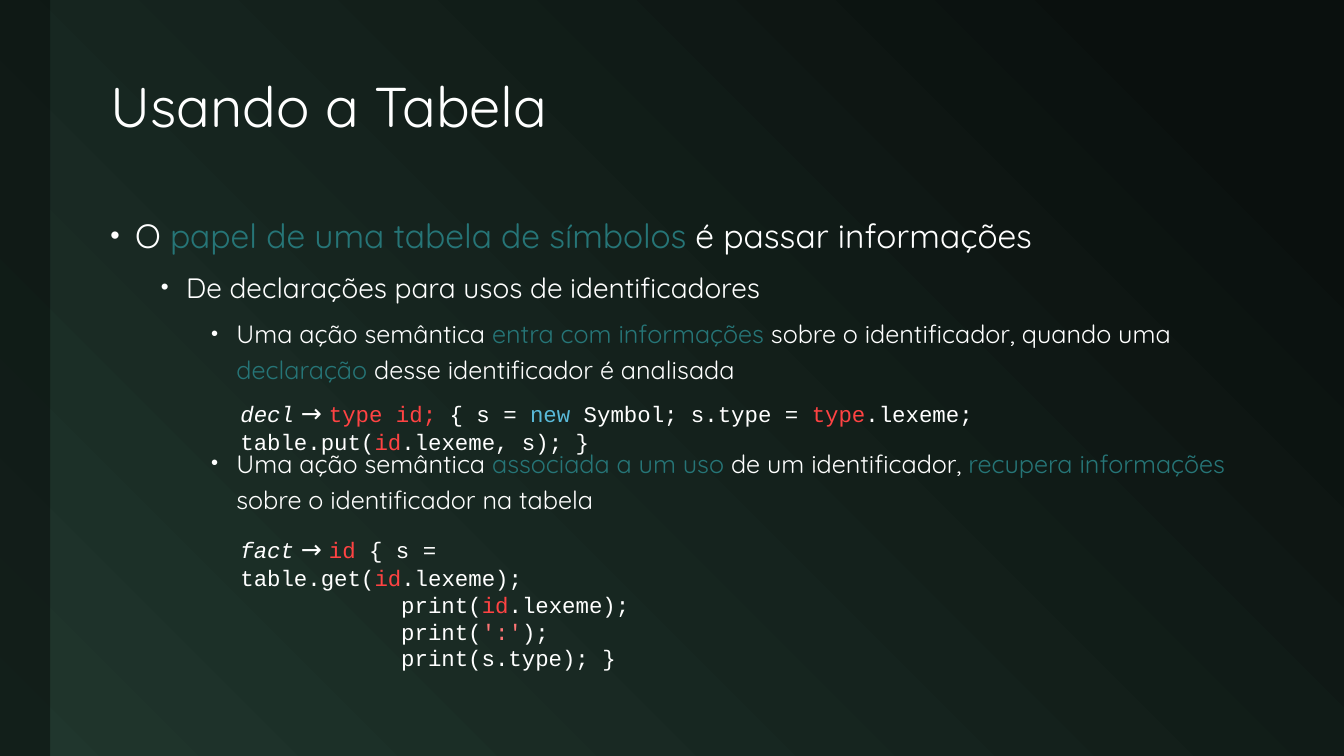
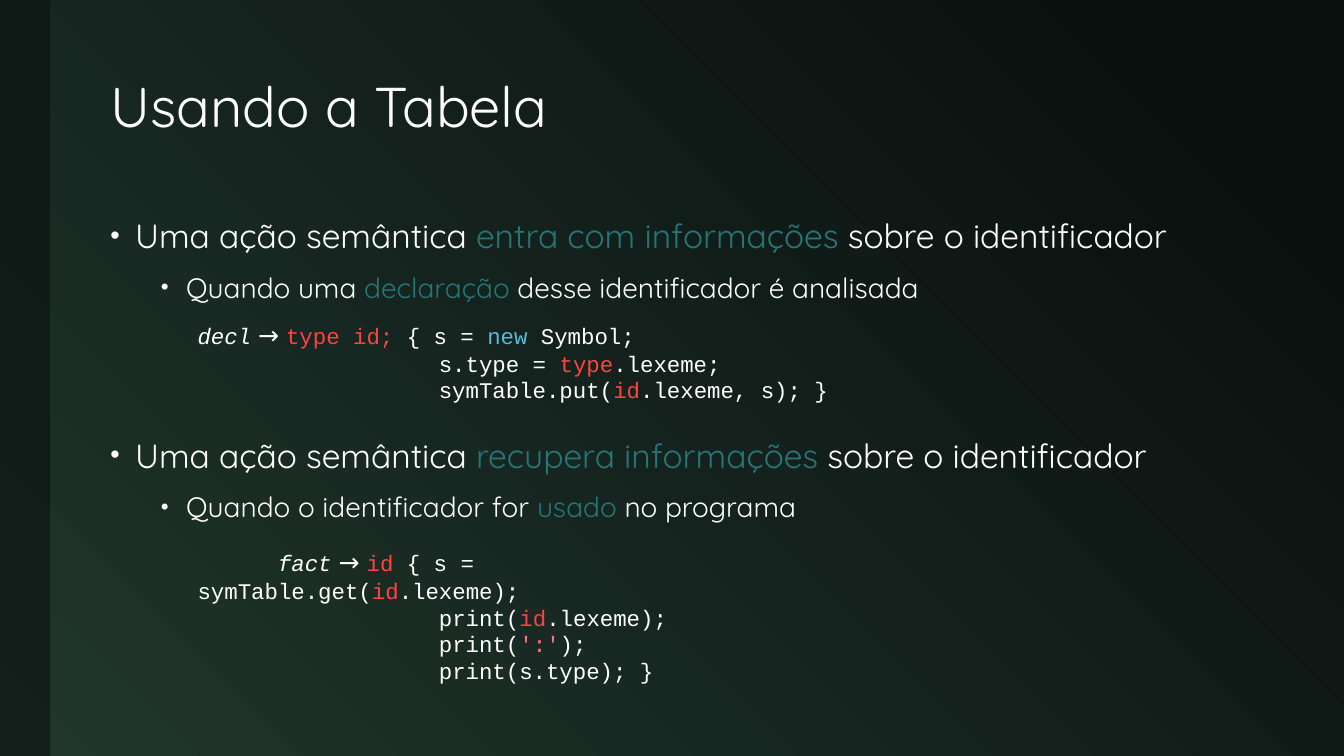
Before and after one commit to JudsonSS/Compiladores, a slide deck: slide 18 of Slides/08. Tabela de Símbolos.pptx (slide 17 before the commit). Drawn at 1344x756 pixels with LibreOffice and Linux fonts; fonts in the diff are those of the drawing. Boxes give left, top, right and bottom in pixels: in the first picture for what was removed or moved away, otherwise in the second. Text is boxed around its words. In the diff, an @@ line names an element or a change of style, - is before the commit and + after.

```diff
--- a/Slides/08. Tabela de Símbolos.pptx
+++ b/Slides/08. Tabela de Símbolos.pptx
@@ text at (x1=135, y1=223, x2=1167, y2=523): text changed; size 18 to 24 pt @@
-• O papel de uma tabela de símbolos é passar informações
-  • De declarações para usos de identificadores
-    • Uma ação semântica entra com informações sobre o identificador, quando uma declaração desse identificador é analisada
-    • Uma ação semântica associada a um uso de um identificador, recupera informações sobre o identificador na tabela
+• Uma ação semântica entra com informações sobre o identificador
+  • Quando uma declaração desse identificador é analisada
+• Uma ação semântica recupera informações sobre o identificador
+  • Quando o identificador for usado no programa
@@ text at (x1=198, y1=328, x2=801, y2=403): text changed @@
-decl → type id; { s = new Symbol; s.type = type.lexeme; table.put(id.lexeme, s); }
+decl → type id; { s = new Symbol;
+s.type = type.lexeme;
+symTable.put(id.lexeme, s); }
@@ text "fact → id { s ..." moved from (x1=240, y1=542, x2=629, y2=671) to (x1=198, y1=555, x2=667, y2=684) @@
@@ text at (x1=198, y1=555, x2=520, y2=604): text changed @@
-fact → id { s = table.get(id.lexeme);
+fact → id { s = symTable.get(id.lexeme);
```
Also in this commit, not shown: 8 other slides changed, 1 slide added, 20 other files.
